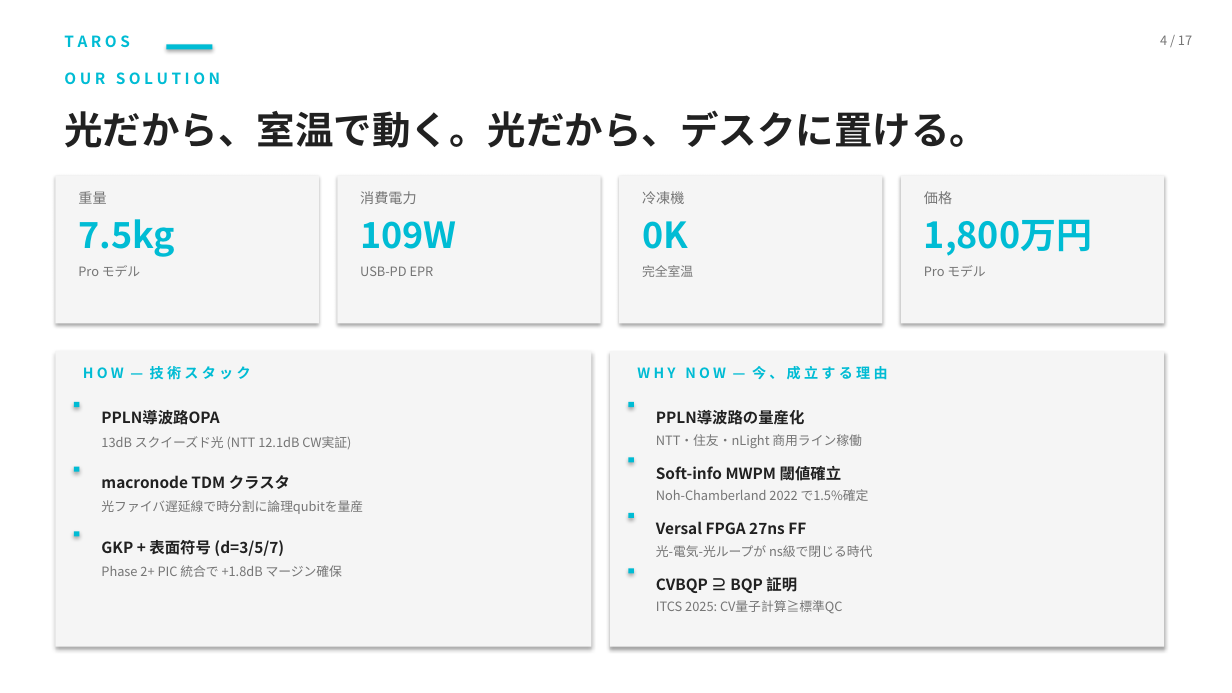
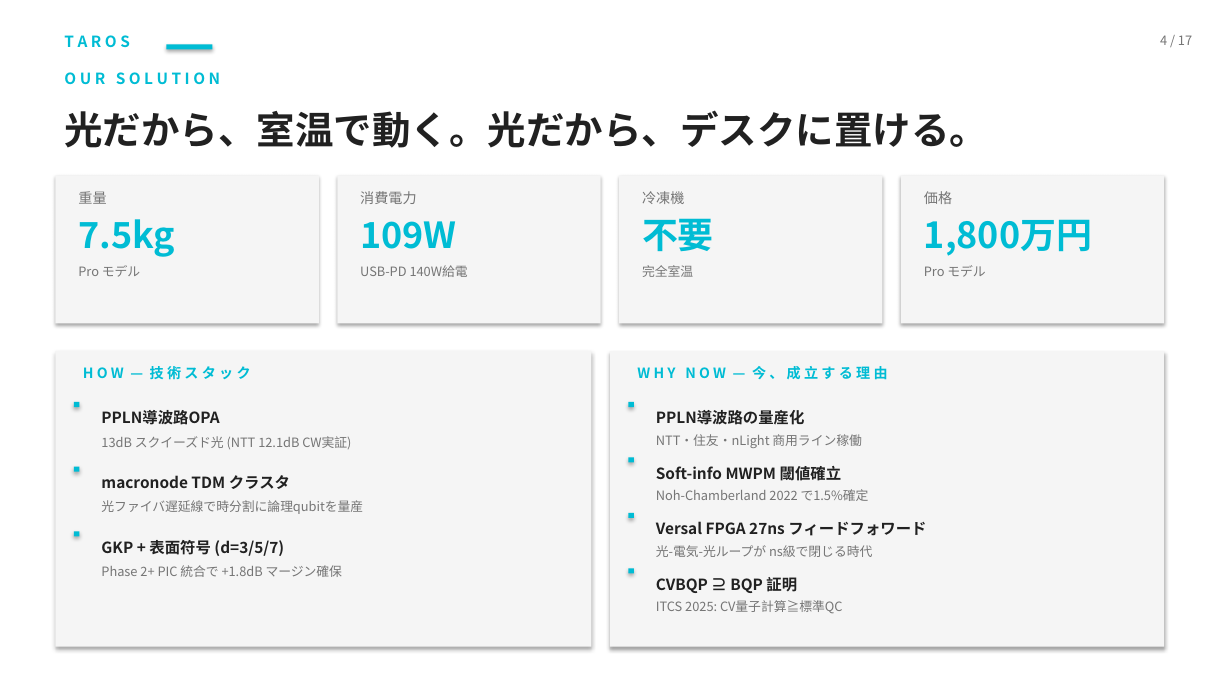
Before and after one commit to TomohiroTani28/Taros, a slide deck: slide 4 of assets/TAROS_Investor_Pitch_Revised.pptx. Drawn at 1232x693 pixels with LibreOffice and Linux fonts; fonts in the diff are those of the drawing. Boxes give left, top, right and bottom in pixels: in the first picture for what was removed or moved away, otherwise in the second. Text is boxed around its words. In the diff, an @@ line names an element or a change of style, - is before the commit and + after.

```diff
--- a/assets/TAROS_Investor_Pitch_Revised.pptx
+++ b/assets/TAROS_Investor_Pitch_Revised.pptx
@@ text at (642,218,714,252): text changed @@
-0K
+不要
@@ text at (360,265,468,277): text changed @@
-USB-PD EPR
+USB-PD 140W給電
@@ text at (656,521,926,536): text changed @@
-Versal FPGA 27ns FF
+Versal FPGA 27ns フィードフォワード
```
Also in this commit, not shown: 9 other slides changed, 2 other files.
